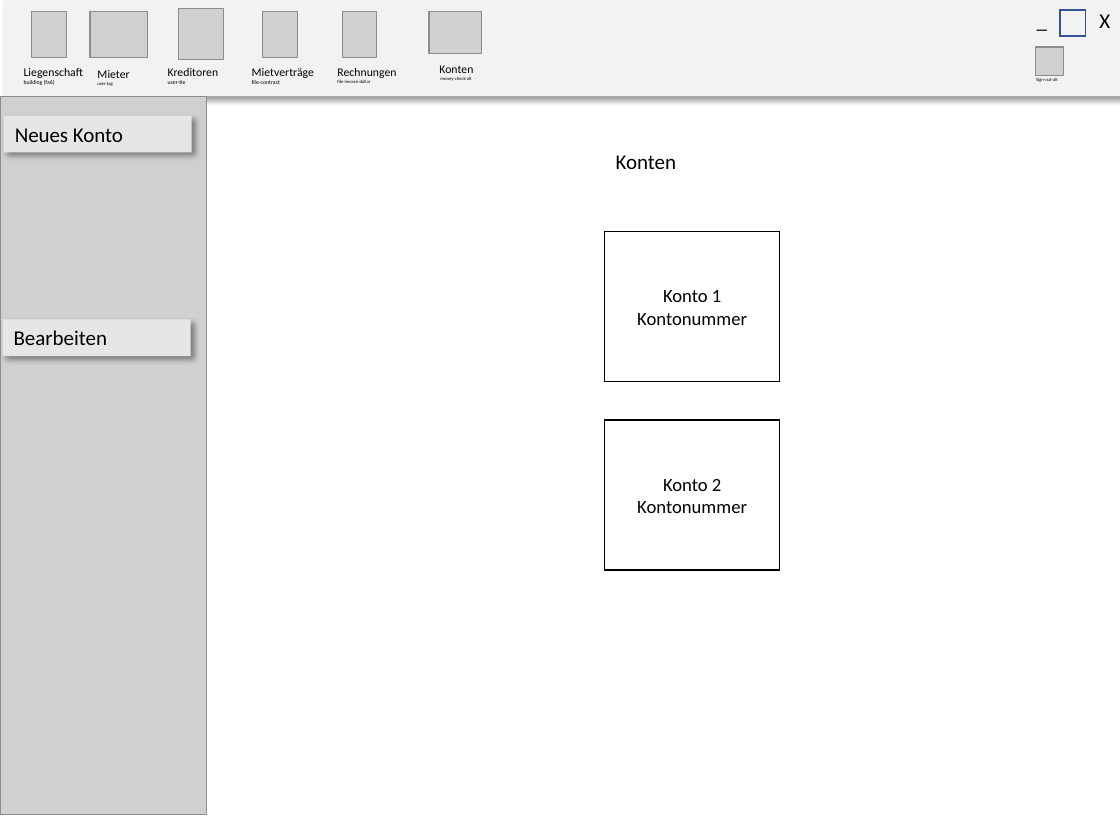
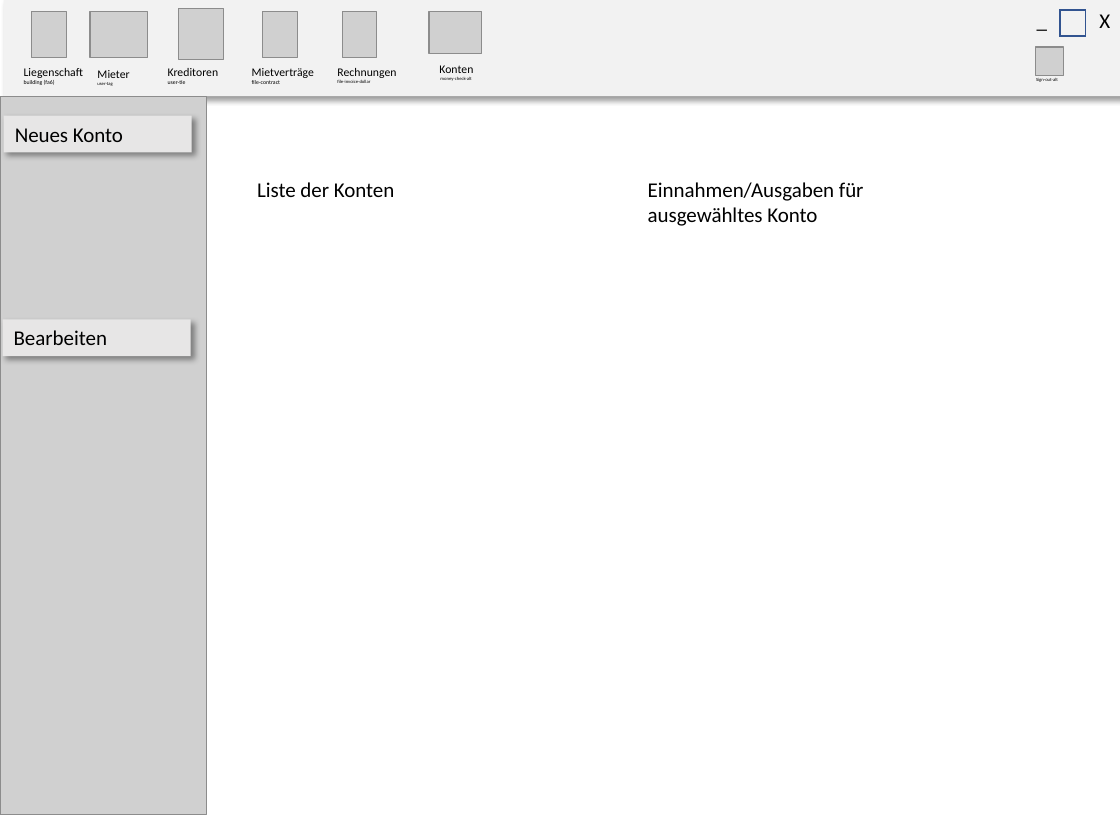
Before and after one commit to sirtheta/ImmoGlobal_Semesterarbeit, a slide deck: slide 10 of docs/GUI-Design.pptx. Drawn at 1120x840 pixels with LibreOffice and Linux fonts; fonts in the diff are those of the drawing; grey boxes stand for pictures. Boxes give left, top, right and bottom in pixels: in the first picture for what was removed or moved away, otherwise in the second. Text is boxed around its words. In the diff, an @@ line names an element or a change of style, - is before the commit and + after.

```diff
--- a/docs/GUI-Design.pptx
+++ b/docs/GUI-Design.pptx
@@ text at box(257, 182, 394, 197): text changed @@
-Konten
+Liste der Konten
@@ text added at box(648, 182, 864, 226), 13.5 pt, text #000000 @@
+Einnahmen/Ausgaben für ausgewähltes Konto
@@ rectangle removed at box(605, 232, 780, 382) @@
-Konto 1
-Kontonummer
@@ rectangle removed at box(605, 420, 780, 570) @@
-Konto 2
-Kontonummer
```
Also in this commit, not shown: 10 other files.
